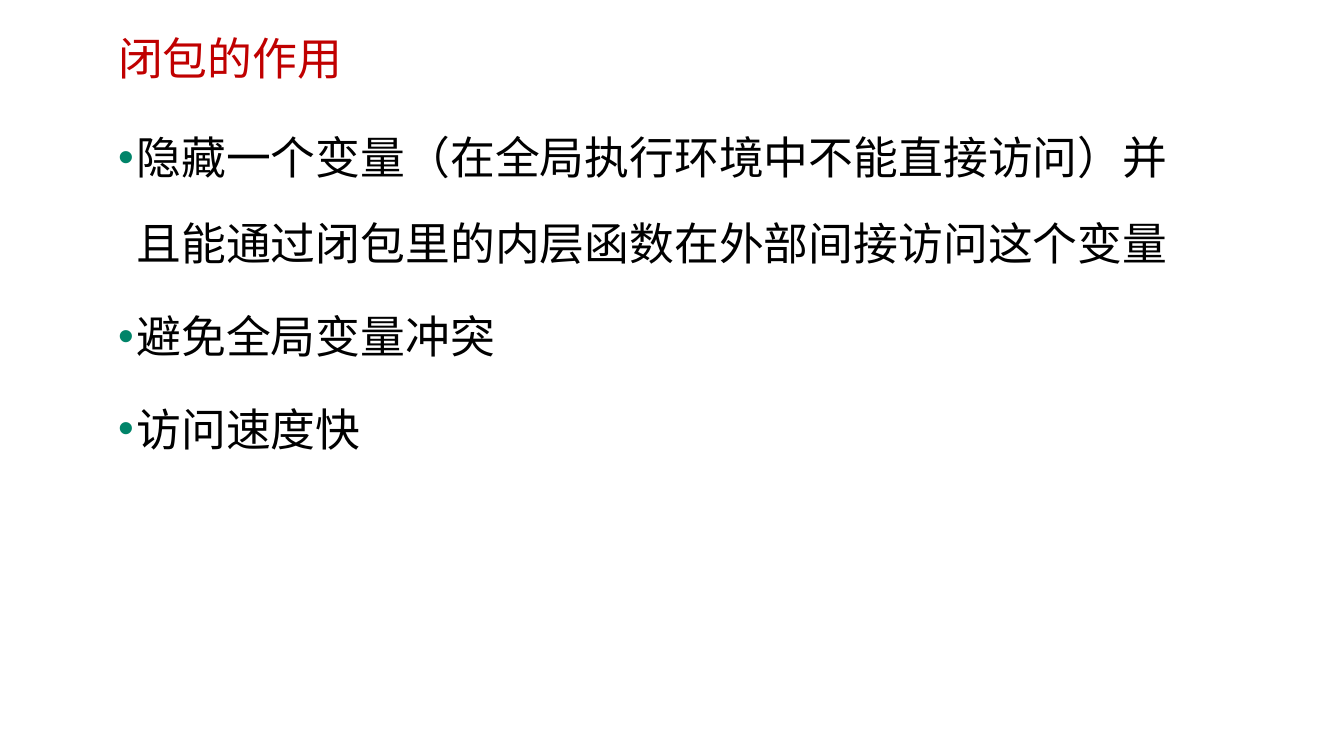
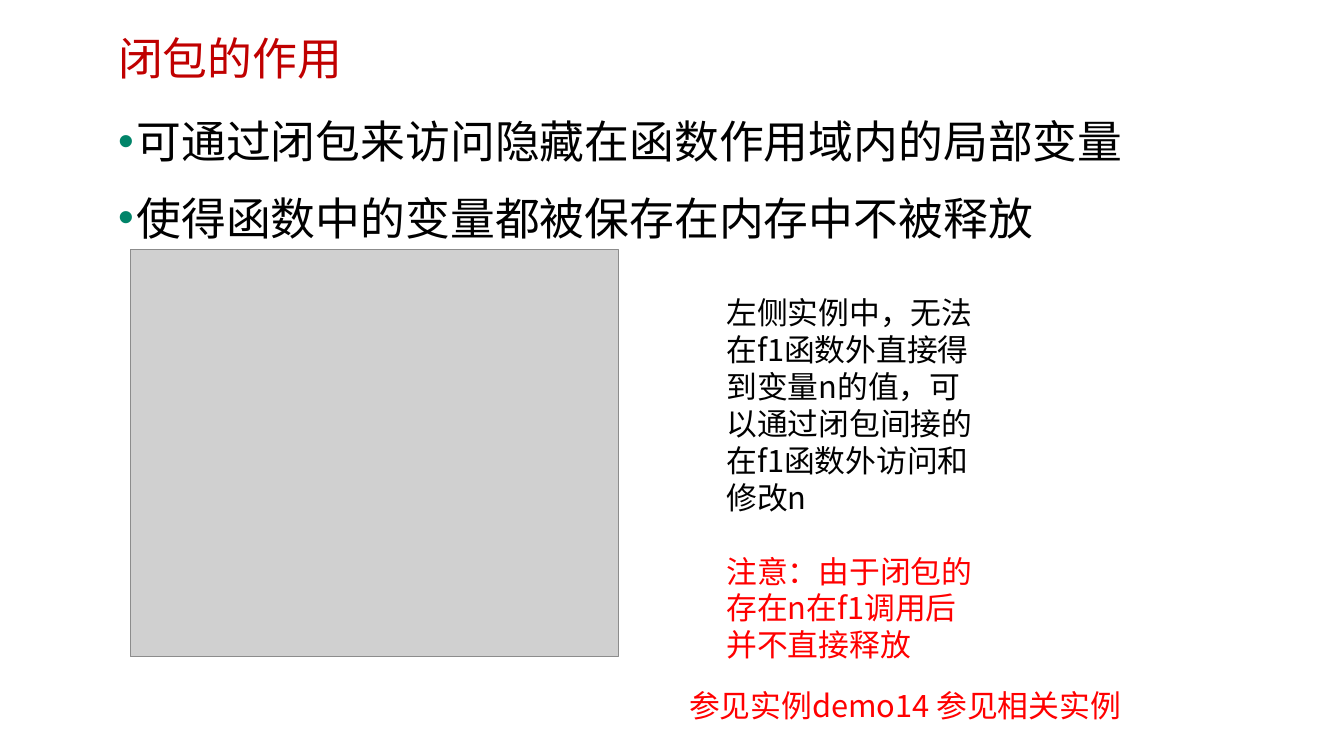
Before and after one commit to edu2act/course-javascript-advanced, a slide deck: slide 41 of 课程PPT/05.JavaScript函数进阶二.pptx (slide 40 before the commit). Drawn at 1344x756 pixels with LibreOffice and Linux fonts; fonts in the diff are those of the drawing; grey boxes stand for pictures; background and template pictures are left out. Boxes give left, top, right and bottom in pixels: in the first picture for what was removed or moved away, otherwise in the second. Text is boxed around its words. In the diff, an @@ line names an element or a change of style, - is before the commit and + after.

```diff
--- a/课程PPT/05.JavaScript函数进阶二.pptx
+++ b/课程PPT/05.JavaScript函数进阶二.pptx
@@ text at (x1=137, y1=120, x2=1123, y2=239): text changed @@
-• 隐藏一个变量（在全局执行环境中不能直接访问）并且能通过闭包里的内层函数在外部间接访问这个变量
-• 避免全局变量冲突
-• 访问速度快
+• 可通过闭包来访问隐藏在函数作用域内的局部变量
+• 使得函数中的变量都被保存在内存中不被释放
@@ picture added at (x1=130, y1=249, x2=618, y2=656) @@
@@ text added at (x1=726, y1=298, x2=972, y2=622), 22 pt, text #000000 @@
+左侧实例中，无法在f1函数外直接得到变量n的值，可以通过闭包间接的在f1函数外访问和修改n
+注意：由于闭包的存在n在f1调用后并不直接释放
@@ text added at (x1=689, y1=691, x2=1120, y2=720), 22 pt, text #FF0000 @@
+参见实例demo14 参见相关实例
```
Also in this commit, not shown: 6 other slides changed, 5 slides added, 15 slides removed, 8 other files.
